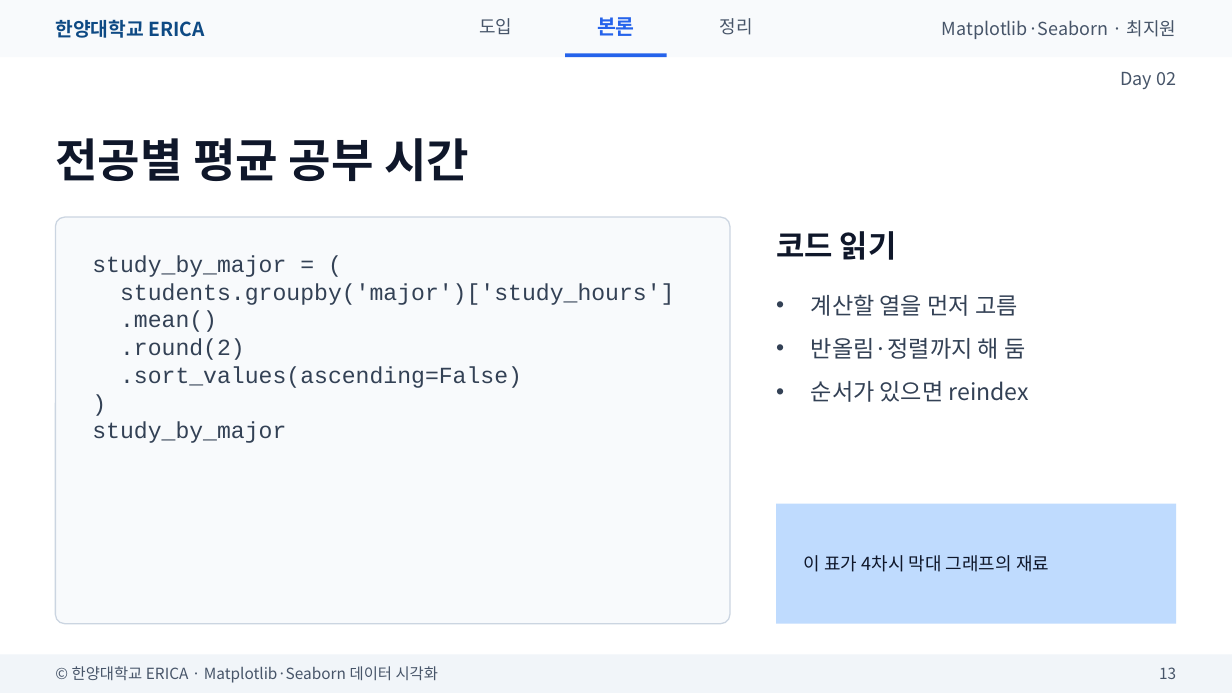
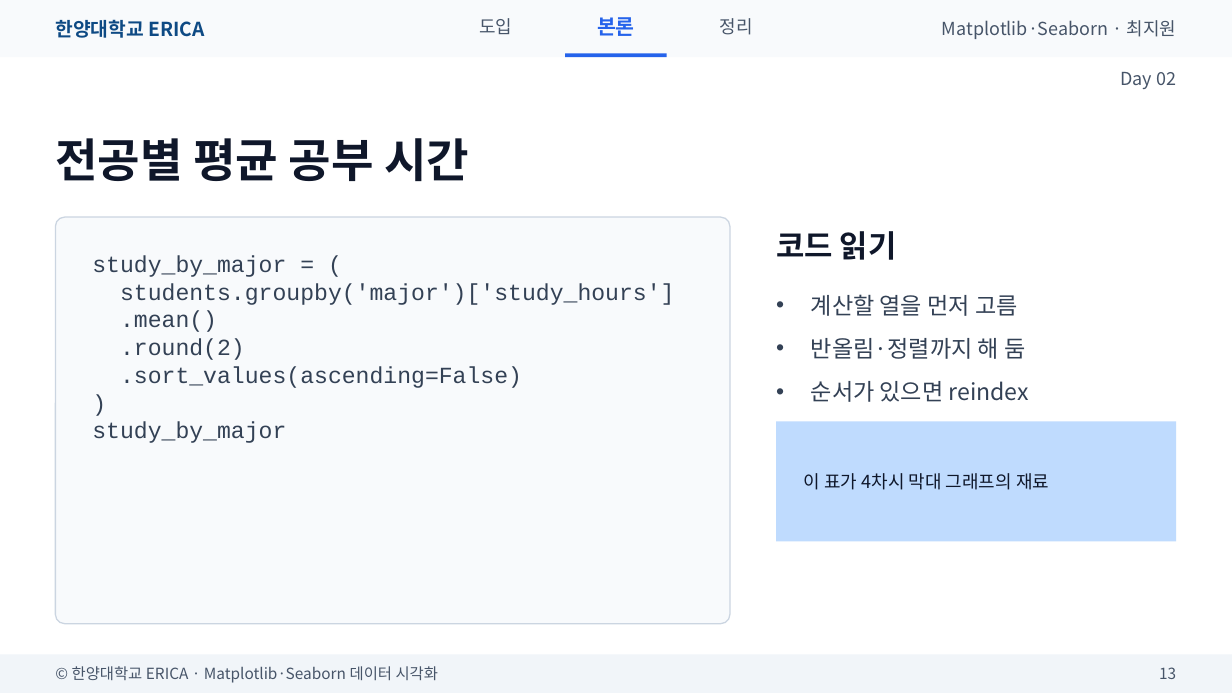
Before and after one commit to wonguwon/generate_lesson, a slide deck: slide 13 of materials/matplotlib-seaborn/ppt/Day02/Day02_pandas로데이터다루기.pptx. Drawn at 1232x693 pixels with LibreOffice and Linux fonts; fonts in the diff are those of the drawing. Boxes give left, top, right and bottom in pixels: in the first picture for what was removed or moved away, otherwise in the second. Text is boxed around its words. In the diff, an @@ line names an element or a change of style, - is before the commit and + after.

```diff
--- a/materials/matplotlib-seaborn/ppt/Day02/Day02_pandas로데이터다루기.pptx
+++ b/materials/matplotlib-seaborn/ppt/Day02/Day02_pandas로데이터다루기.pptx
@@ rectangle: place and size @@
-rectangle at bbox=[776, 504, 1177, 624]
+rectangle at bbox=[776, 421, 1177, 542]
@@ text "이 표가 4차시 막대 그래프의 ...": place and size @@
-text "이 표가 4차시 막대 그래프의 ..." at bbox=[804, 555, 1049, 572]
+text "이 표가 4차시 막대 그래프의 ..." at bbox=[804, 473, 1049, 490]
```
Also in this commit, not shown: 7 other slides changed, 3 slides removed, 6 other files.
